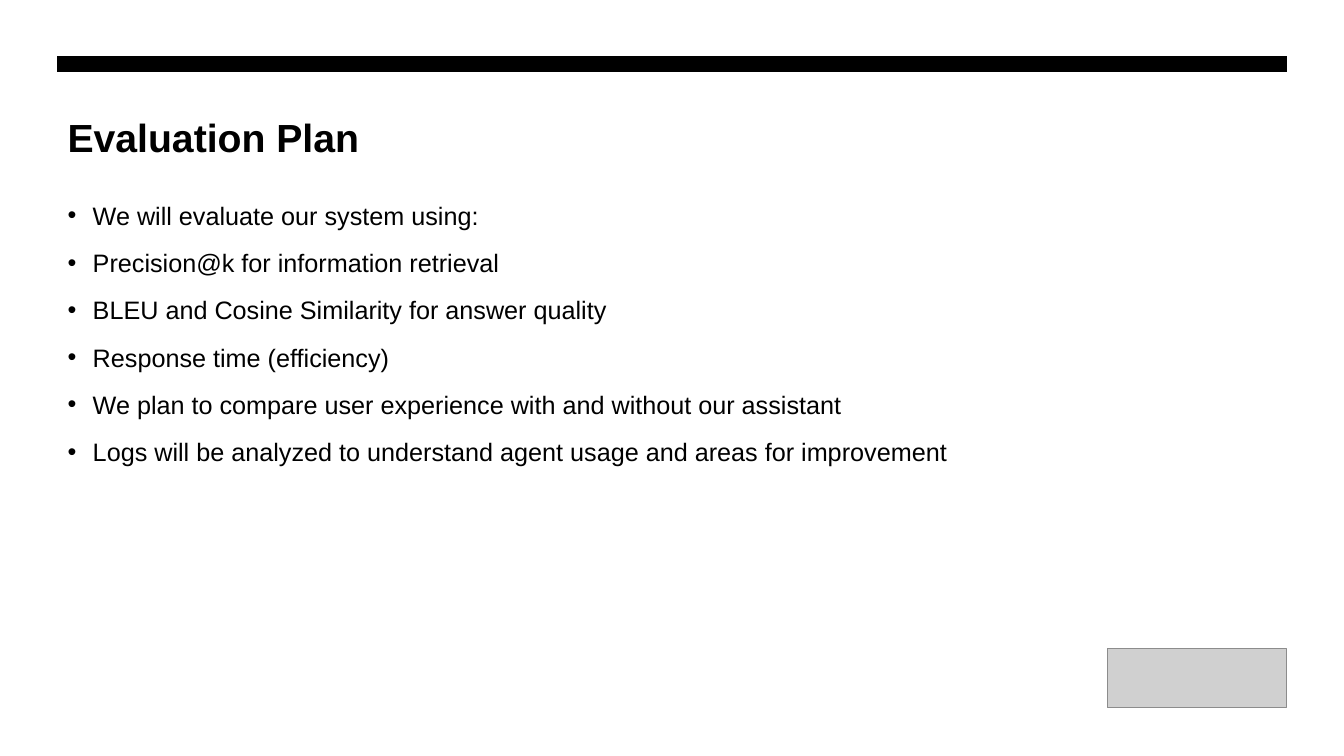
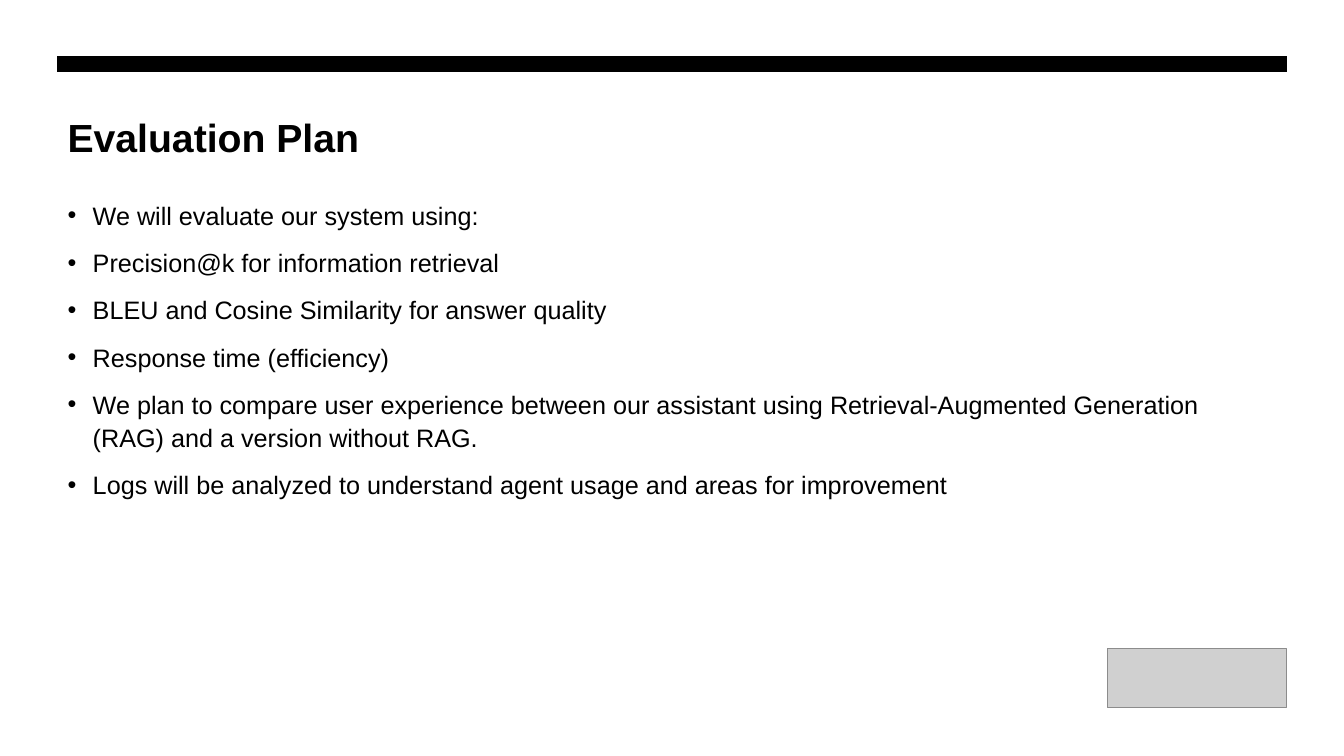
Before and after one commit to shaimon12/Smart-LMS, a slide deck: slide 5 of Presentation_slides.pptx. Drawn at 1344x756 pixels with LibreOffice and Linux fonts; fonts in the diff are those of the drawing; grey boxes stand for pictures. Boxes give left, top, right and bottom in pixels: in the first picture for what was removed or moved away, otherwise in the second. Text is boxed around its words. In the diff, an @@ line names an element or a change of style, - is before the commit and + after.

Commit message:
updated_slides

```diff
--- a/Presentation_slides.pptx
+++ b/Presentation_slides.pptx
@@ text at [93,395,1199,453]: text changed @@
-• We plan to compare user experience with and without our assistant
+• We plan to compare user experience between our assistant using Retrieval-Augmented Generation (RAG) and a version without RAG.
```
Also in this commit, not shown: 1 other file.
